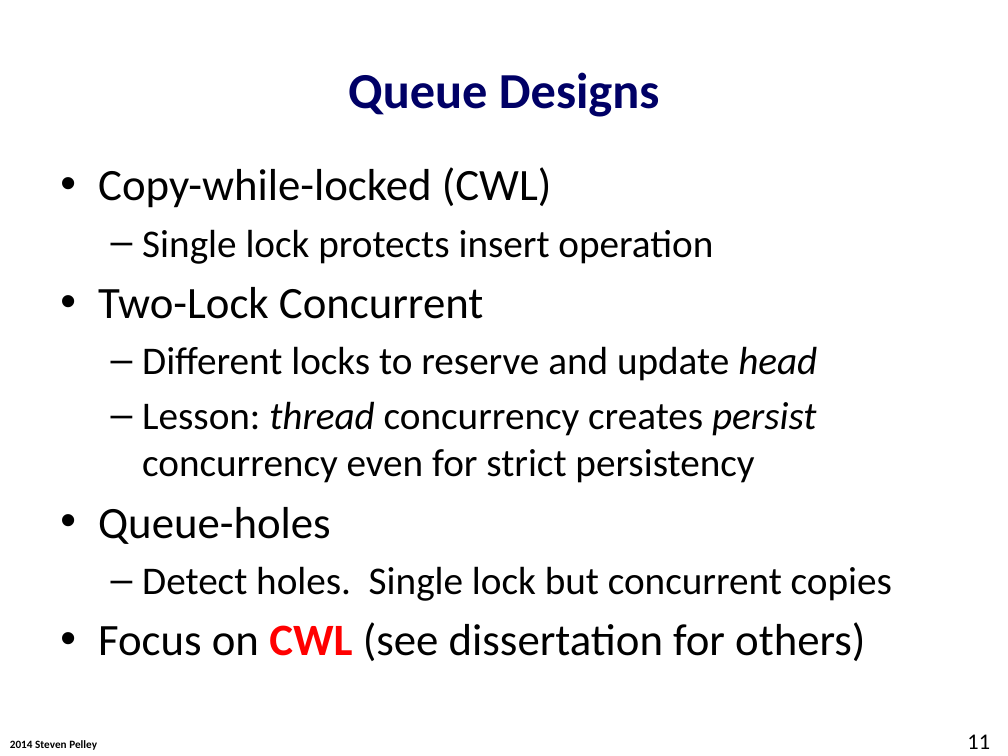
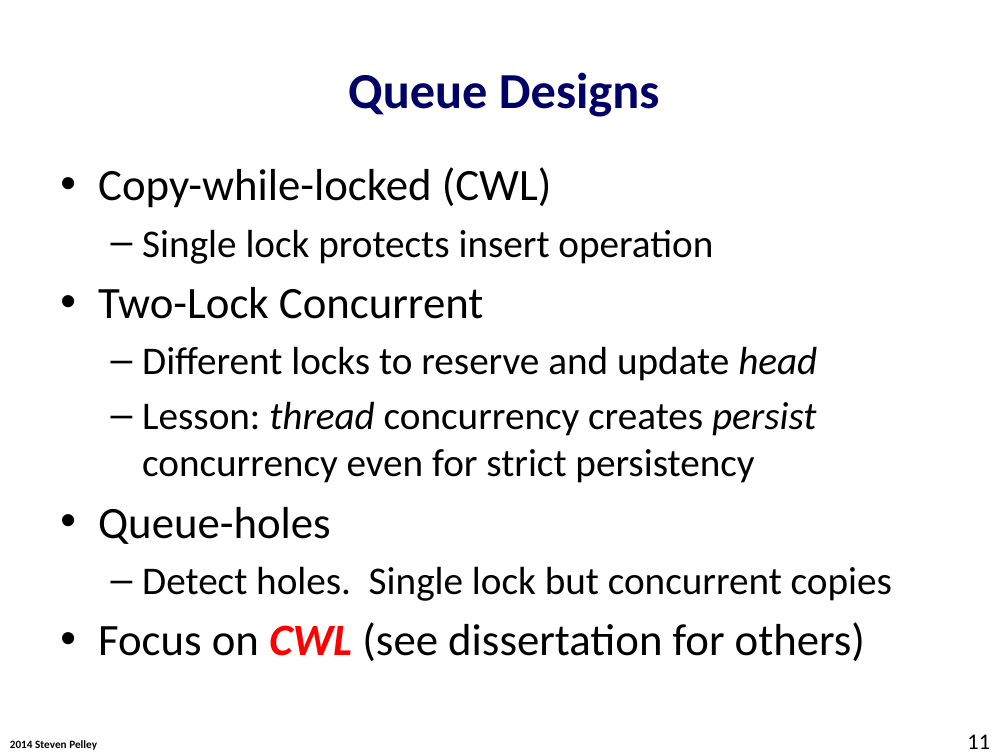
Before and after one commit to Abulila/dissertation, a slide deck: slide 11 of proposal/defense.pptx. Drawn at 1008x756 pixels with LibreOffice and Linux fonts; fonts in the diff are those of the drawing; background and template pictures are left out. Boxes give left, top, right and bottom in pixels: in the first picture for what was removed or moved away, otherwise in the second. Text is boxed around its words. In the diff, an @@ line names an element or a change of style, - is before the commit and + after.

```diff
--- a/proposal/defense.pptx
+++ b/proposal/defense.pptx
@@ text at (98,622,865,661): italic on in "CWL" @@
```
Also in this commit, not shown: 8 other slides changed, 1 slide added.
